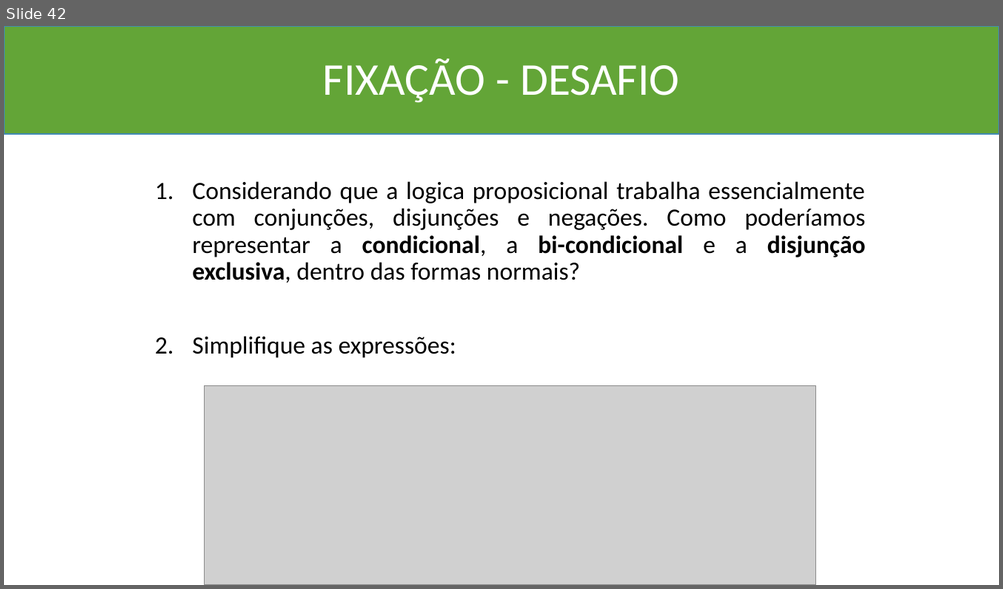
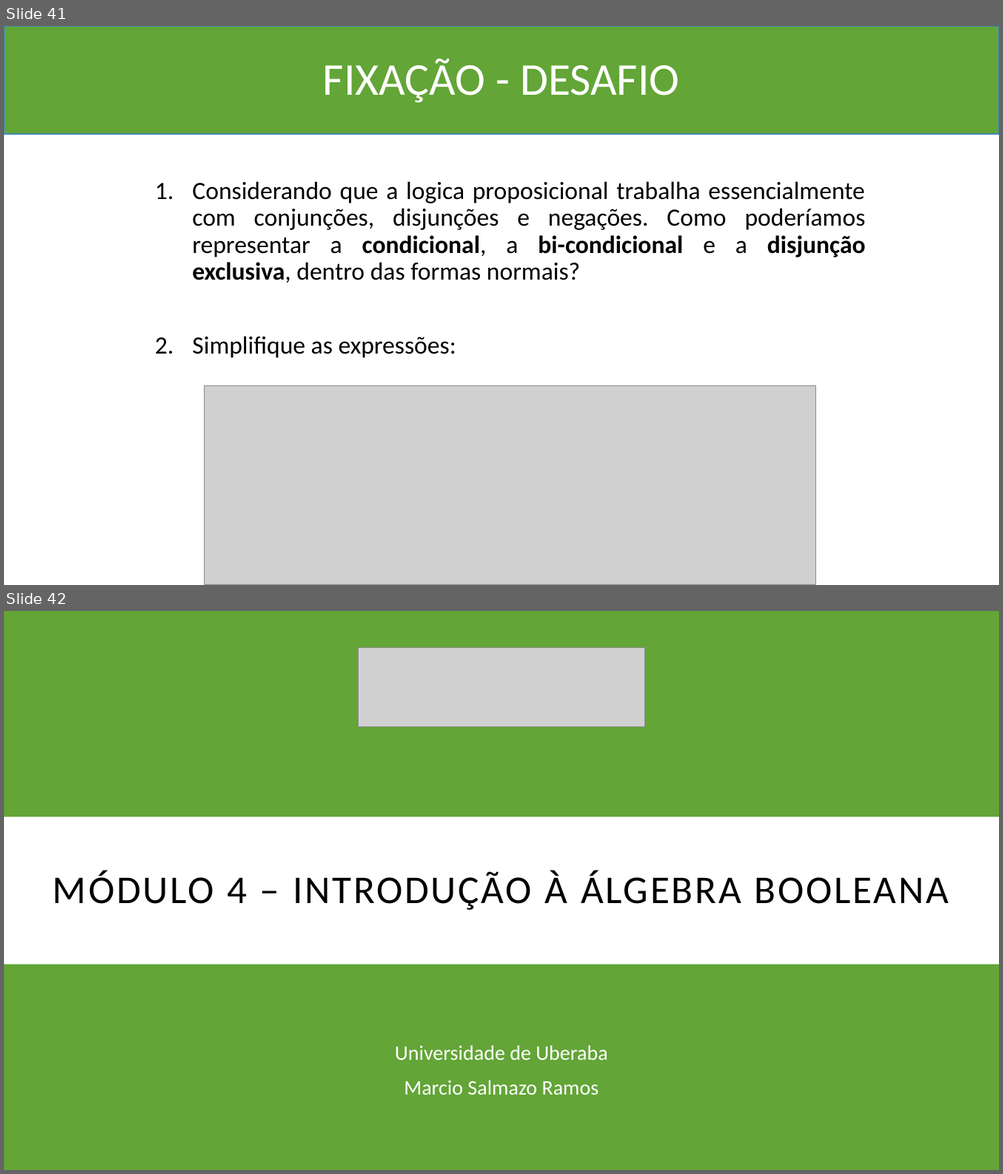
Before and after one commit to Marcio-Salmazo/Aulas, a slide deck: UNIUBE-MD/Teoria_MD.pptx. Shown one above the other, each under a label of ours: slide 42 before the commit, slides 41 and 42 after it. The pictures are 1003x589 and 1003x1174 pixels, drawn with LibreOffice and Linux fonts; fonts in the diff are those of the drawing; grey boxes stand for pictures. Boxes give left, top, right and bottom in pixels: in the first picture for what was removed or moved away, otherwise in the second. Text is boxed around its words. In the diff, an @@ line names an element or a change of style, - is before the commit and + after.

```diff
--- a/UNIUBE-MD/Teoria_MD.pptx
+++ b/UNIUBE-MD/Teoria_MD.pptx
@@ slide 42 added at (x1=4, y1=611, x2=999, y2=1170), background #63A537 @@
@@ picture added at (x1=358, y1=647, x2=645, y2=726) @@
@@ title added at (x1=4, y1=817, x2=999, y2=965), fill #FFFFFF, 38 pt, text #000000 @@
+MÓDULO 4 – INTRODUÇÃO À ÁLGEBRA BOOLEANA
@@ subtitle added at (x1=395, y1=1045, x2=607, y2=1095), 20 pt, text #FFFFFF @@
+Universidade de Uberaba
+Marcio Salmazo Ramos
@@ what was slide 42 is now slide 41 @@
```
Also in this commit, not shown: 2 slides changed, 6 other slides added, 3 other files.
